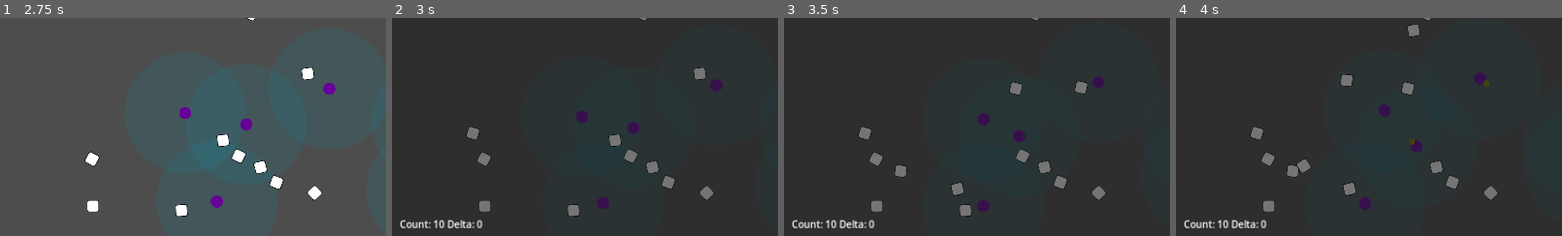
Above: before the commit, frames 1-4 (left to right).
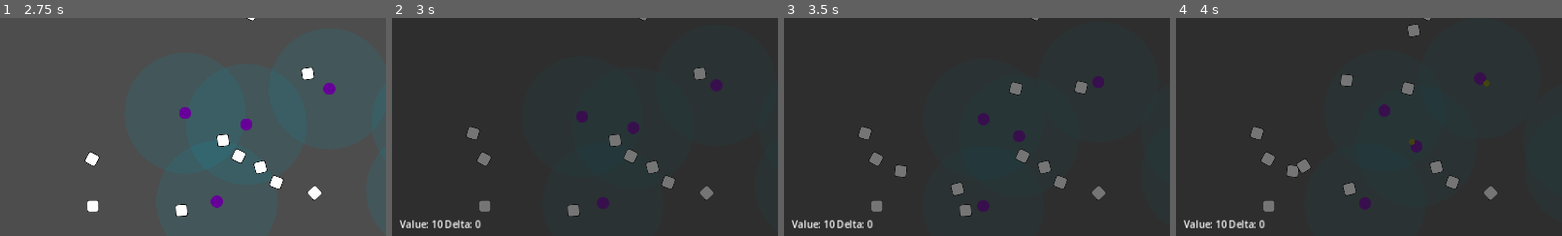
Above: after the commit, the same moments.

Repository: wivest/Natural-Selection
Game: Godot game, scene res://main.tscn
The game is run twice, just before and just after one commit, with the same random seed, the same clock (stepped at 60 frames per second) and the same inputs.
Inputs:
- Up to frame 1 (2.75 s): click "Restart" at 0.5 s; click "Restart" at 1.25 s; click "Restart" at 2 s
- Up to frame 2 (3 s): click "Statistics" at 2.75 s
- Up to frame 3 (3.5 s): no input
- Up to frame 4 (4 s): click "Current" at 3.5 s
The pictures show only the part of the screen within x 1-51%, y 40-90%; the shares and areas given below are measured in that part.

Frame 1 is identical in both runs. In frame 2, 0.5% of the frame differs, in the area x 2-24%, y 92-97%; in frame 3, 0.5%; in frame 4, 0.5%.

Commit message:
feat: edit counter formatting

Diff:
--- a/ui/tabs/statistics/chart/counter.gd
+++ b/ui/tabs/statistics/chart/counter.gd
@@ -1,6 +1,7 @@
 extends Label
 
 @export var getter: Getter
+@export var padding: int = 2
 @export var step: float = 0.5
 
 var value: float
@@ -24,4 +25,4 @@
 		_value_previous = value
 		_time_previous = time
 
-	text = "Count: %d Delta: %d" % [value, _value_delta]
+	text = "Value: %.*f Delta: %.*f" % [padding, value, padding, _value_delta]
--- a/ui/tabs/statistics/population/chart.tscn
+++ b/ui/tabs/statistics/population/chart.tscn
@@ -31,6 +31,7 @@
 size_flags_horizontal = 3
 script = ExtResource("3_2y48l")
 getter = SubResource("Resource_2wkqh")
+padding = 0
 
 [node name="Label" type="Label" parent="Parameters"]
 layout_mode = 2
